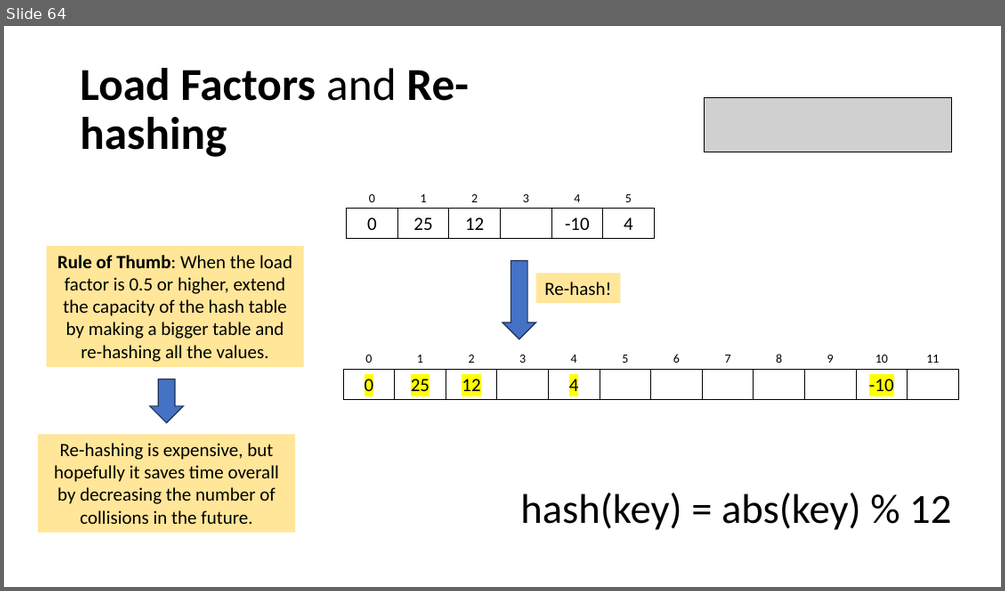
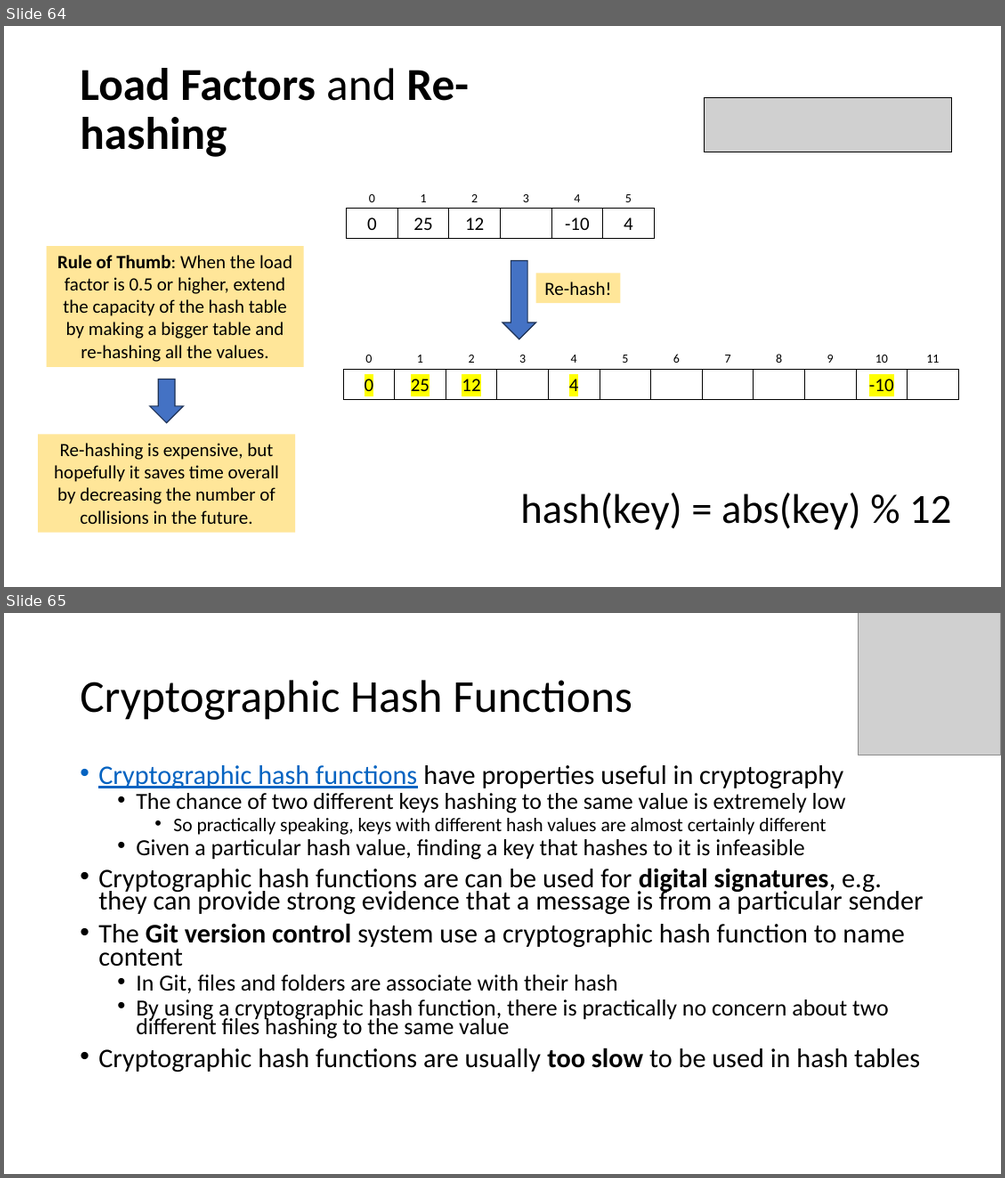
Before and after one commit to tjd1234/cmpt225fall2023, a slide deck: lecture_notes/week8/week8_maps_and_hashing.pptx. Shown one above the other, each under a label of ours: slide 64 before the commit, slides 64 and 65 after it. The pictures are 1005x591 and 1005x1178 pixels, drawn with LibreOffice and Linux fonts; fonts in the diff are those of the drawing; grey boxes stand for pictures. Boxes give left, top, right and bottom in pixels: in the first picture for what was removed or moved away, otherwise in the second. Text is boxed around its words. In the diff, an @@ line names an element or a change of style, - is before the commit and + after.

Commit message:
updated

```diff
--- a/lecture_notes/week8/week8_maps_and_hashing.pptx
+++ b/lecture_notes/week8/week8_maps_and_hashing.pptx
@@ slide 65 added at bbox=[4, 613, 1001, 1174], background #FFFFFF @@
@@ picture added at bbox=[858, 613, 1001, 755] @@
@@ title added at bbox=[80, 680, 632, 720], 44 pt, text #000000 @@
+Cryptographic Hash Functions
@@ text added at bbox=[98, 765, 923, 1072], 25.9 pt, text #000000 @@
+• Cryptographic hash functions have properties useful in cryptography
+  • The chance of two different keys hashing to the same value is extremely low
+    • So practically speaking, keys with different hash values are almost certainly different
+  • Given a particular hash value, finding a key that hashes to it is infeasible
+• Cryptographic hash functions are can be used for digital signatures, e.g. they can provide strong evidence that a message is from a particular sender
+• The Git version control system use a cryptographic hash function to name content
+  • In Git, files and folders are associate with their hash
+  • By using a cryptographic hash function, there is practically no concern about two different files hashing to the same value
+• Cryptographic hash functions are usually too slow to be used in hash tables
```
